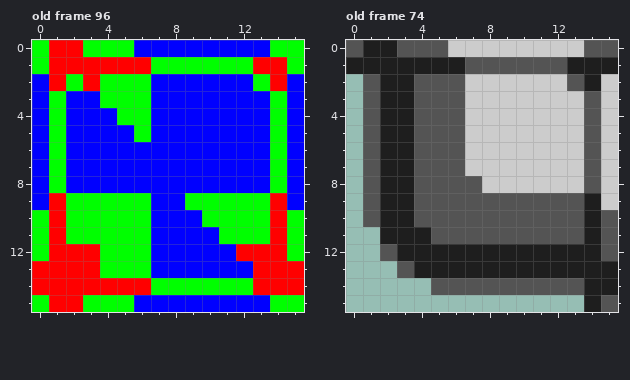
Pixel-art file: public/assets/graphics/snek-pipes.ase. The picture above is the old version.
16x16 pixels, 96 frames. Colours within 5 levels of each other are drawn and written as one. Shown: old frame 96, old frame 74. The commit also changed other frames, which this record leaves out.
After the commit:
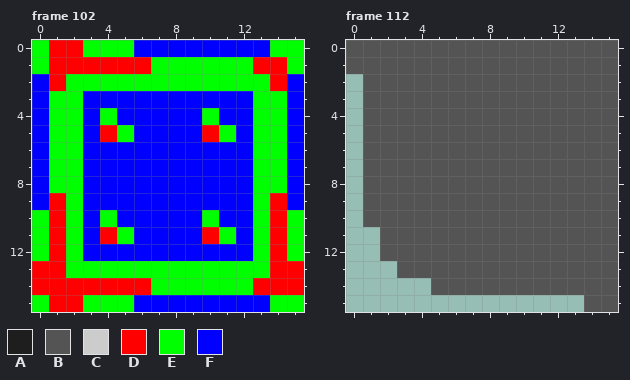
Palette (. is transparent): A #1e1e1e  B #545454  C #cccccc  D #ff0000  E #00ff00  F #0000ff
A new or re-ordered frame is compared with the old frame closest to it.
From old to new:
frames 96 -> 119
Changed rows in their new state; - is an unchanged pixel.
Frame 102 is new; against old frame 96, layer "Layer 1":
first column x 2:
 2 -E---EEEEEE-
 3 E-FFF------E
 4 E-EFF---E--E
 5 E-DEF---DE-E
 6 E----------E
 7 E----------E
 8 E----------E
 9 -FFFF--FFFF-
10 -F-FF----FF-
11 -FD-F---D-F-
12 EFFFF-----FE
13 EE---EEEEEEE
Frame 112 is new; against old frame 74, layer "Layer 1":
first column x 0:
 0 -BB---BBBBBBBB--
 1 BBBBBBB------BBB
 2 --BB---BBBBBB-BB
 3 --BB---BBBBBBB-B
 4 --BB---BBBBBBB-B
 5 --BB---BBBBBBB-B
 6 --BB---BBBBBBB-B
 7 --BB---BBBBBBB-B
 8 --BB----BBBBBB-B
 9 --BB----------BB
10 --BB----------B-
11 --BBB---------B-
12 ---BBBBBBBBBBBB-
13 ----BBBBBBBBBBBB
14 --------------BB
15 --------------B-
Boxes around the changes in both pictures, in picture pixels (x1, y1, x2, y2):
changed: (66, 74, 270, 278)
changed: (346, 40, 618, 312)
